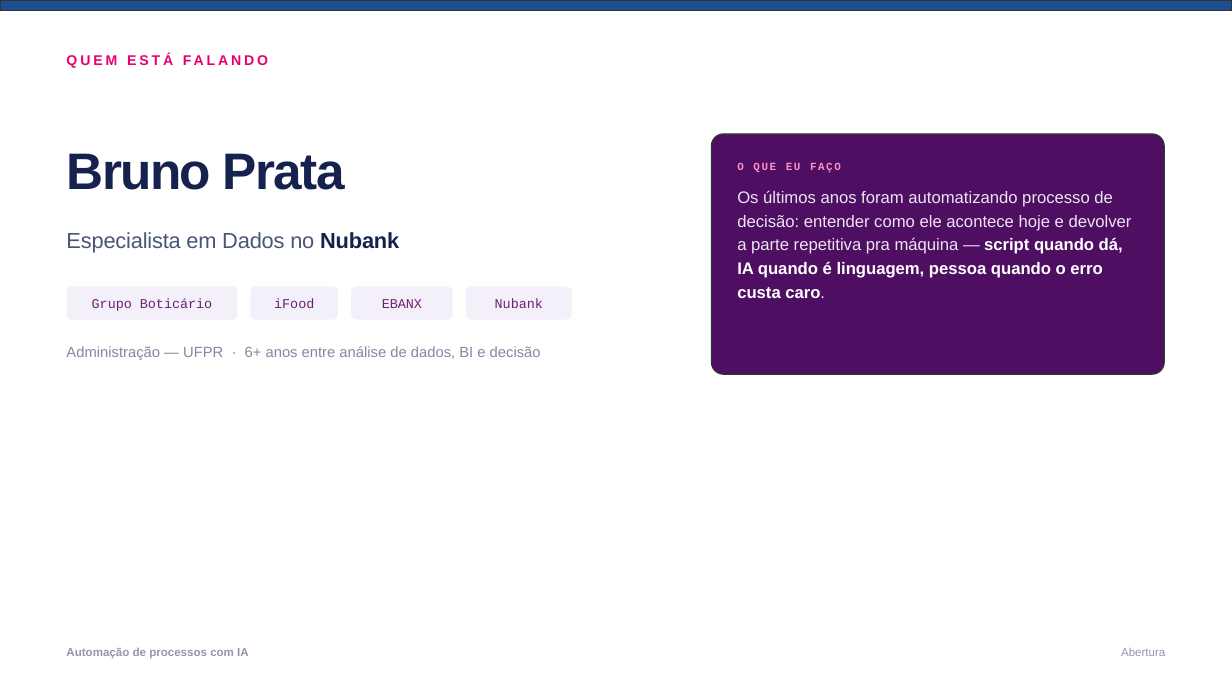
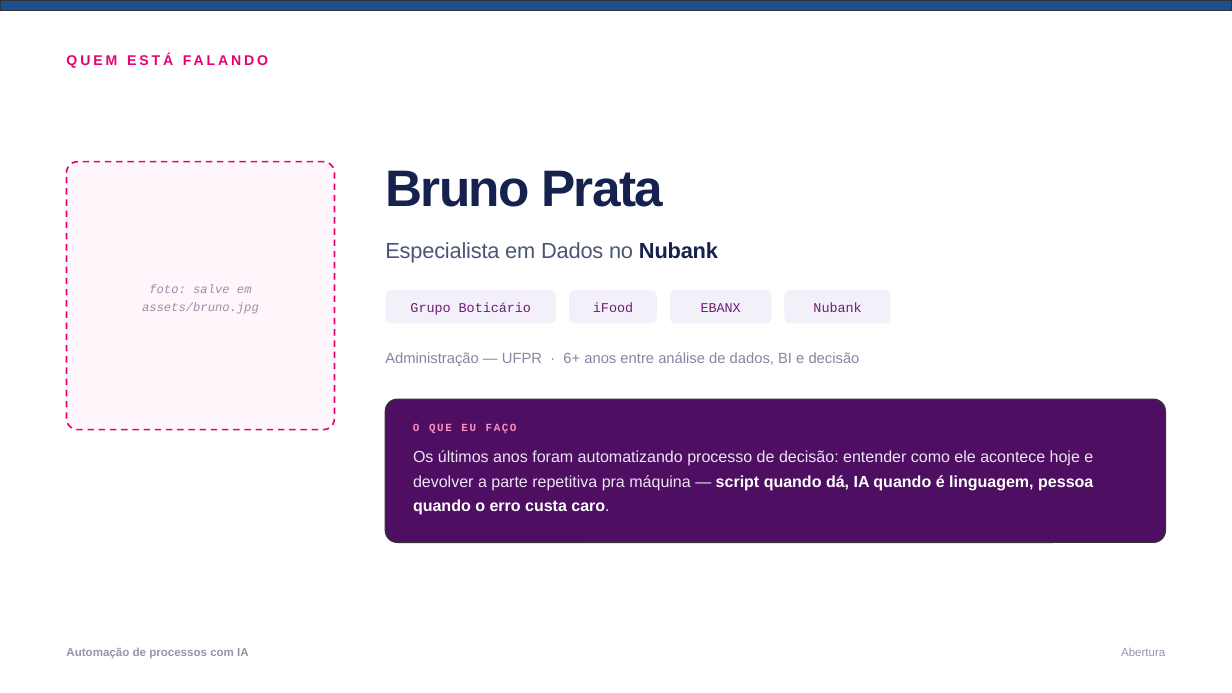
Before and after one commit to gabrcs/casamentos-app, a slide deck: slide 2 of talks/serasa-ia-automacao/deck.pptx. Drawn at 1232x693 pixels with LibreOffice and Linux fonts; fonts in the diff are those of the drawing. Boxes give left, top, right and bottom in pixels: in the first picture for what was removed or moved away, otherwise in the second. Text is boxed around its words. In the diff, an @@ line names an element or a change of style, - is before the commit and + after.

```diff
--- a/talks/serasa-ia-automacao/deck.pptx
+++ b/talks/serasa-ia-automacao/deck.pptx
@@ rounded rectangle removed at <box>712,134,1165,374</box> @@
@@ rounded rectangle added at <box>67,162,335,430</box>, fill #FEF6FA, outline #E80070 1.25 pt dashed, 9.5 pt, text #A08BAA, italic @@
+foto: salve em
+assets/bruno.jpg
@@ text "Bruno Prata": place and size @@
-text "Bruno Prata" at <box>66,153,344,190</box>
+text "Bruno Prata" at <box>385,170,663,207</box>
@@ text "Especialista em Dados no Nubank": place and size @@
-text "Especialista em Dados no Nubank" at <box>66,232,399,253</box>
+text "Especialista em Dados no Nubank" at <box>385,242,718,262</box>
@@ 4 rounded rectangles: place and size @@
-4 rounded rectangles at <box>67,287,572,320</box>
+4 rounded rectangles at <box>385,290,891,323</box>
@@ text "Administração — UFPR · 6+ ...": place and size @@
-text "Administração — UFPR · 6+ ..." at <box>66,346,541,360</box>
+text "Administração — UFPR · 6+ ..." at <box>385,352,860,366</box>
@@ rounded rectangle added at <box>385,399,1165,543</box>, fill #4E0E62, outline #333333 1 pt @@
@@ text "O QUE EU FAÇO": place and size @@
-text "O QUE EU FAÇO" at <box>737,163,841,173</box>
+text "O QUE EU FAÇO" at <box>413,423,517,434</box>
@@ text "Os últimos anos foram automatizando ...": place and size @@
-text "Os últimos anos foram automatizando ..." at <box>737,190,1132,298</box>
+text "Os últimos anos foram automatizando ..." at <box>413,450,1093,515</box>
@@ text "Os últimos anos foram automatizando ..." at <box>413,450,1093,515</box>: size 13 to 12.5 pt; line spacing 18.5pt to 19pt @@
```
Also in this commit, not shown: 7 other files.
